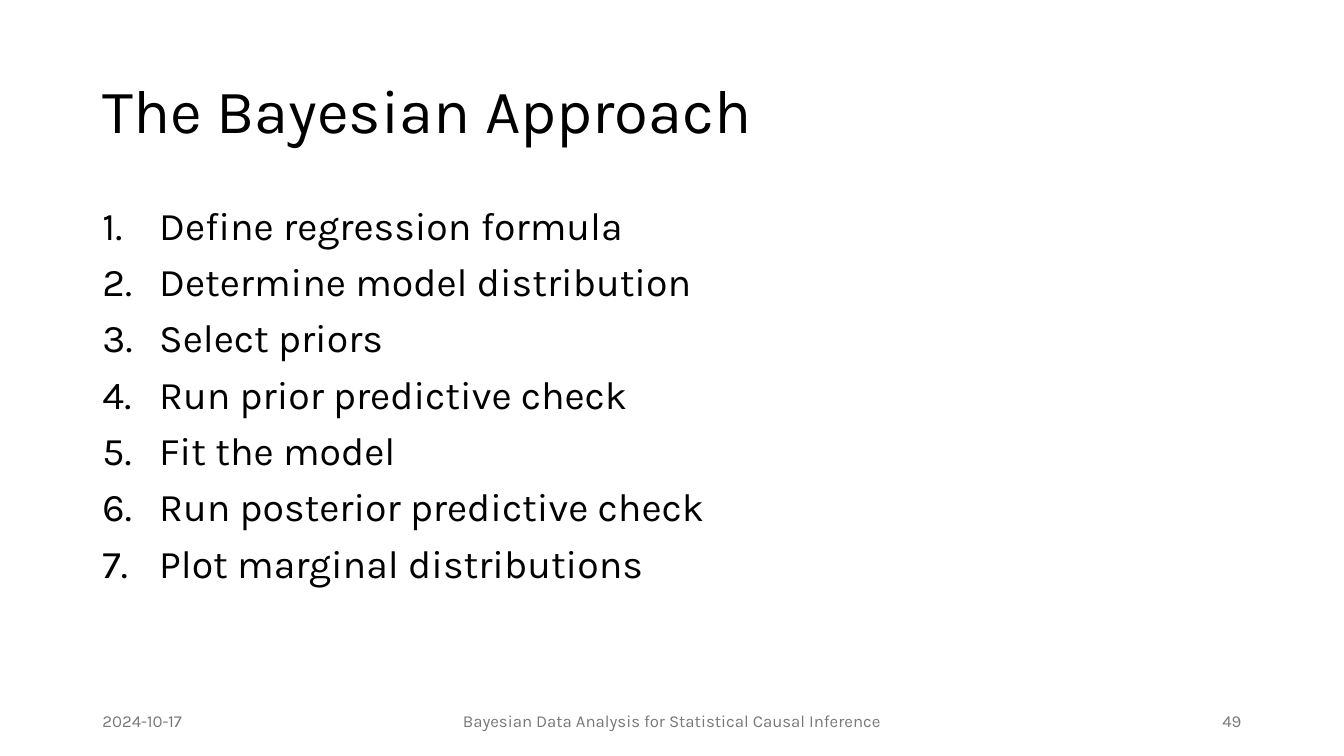
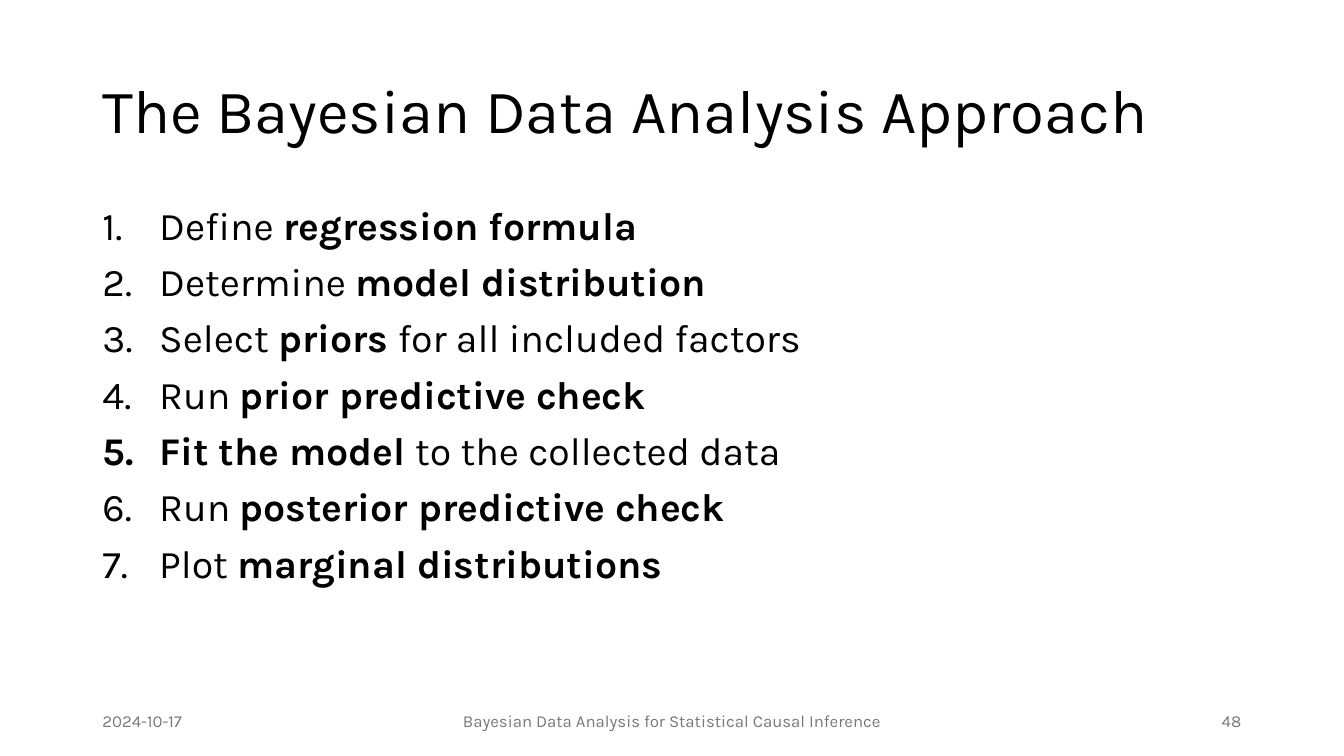
Before and after one commit to JulianFrattini/bda4sci, a slide deck: slide 48 of slides/singular/bda4sci.pptx (slide 49 before the commit). Drawn at 1344x756 pixels with LibreOffice and Linux fonts; fonts in the diff are those of the drawing. Boxes give left, top, right and bottom in pixels: in the first picture for what was removed or moved away, otherwise in the second. Text is boxed around its words. In the diff, an @@ line names an element or a change of style, - is before the commit and + after.

```diff
--- a/slides/singular/bda4sci.pptx
+++ b/slides/singular/bda4sci.pptx
@@ title at <box>102,90,1147,148</box>: text changed @@
-The Bayesian Approach
+The Bayesian Data Analysis Approach
@@ text at <box>159,212,725,588</box>: bold on in "regression formula", "model distribution", "prior predictive check", "posterior predictive check" and 1 more places @@
@@ text at <box>159,324,801,362</box>: text changed @@
-3. Select priors
+3. Select priors for all included factors
@@ text at <box>159,437,780,466</box>: text changed @@
-5. Fit the model
+5. Fit the model to the collected data
@@ page number at <box>1222,716,1242,727</box>: text changed @@
-49
+48
```
Also in this commit, not shown: 10 other slides changed, 4 slides added.
